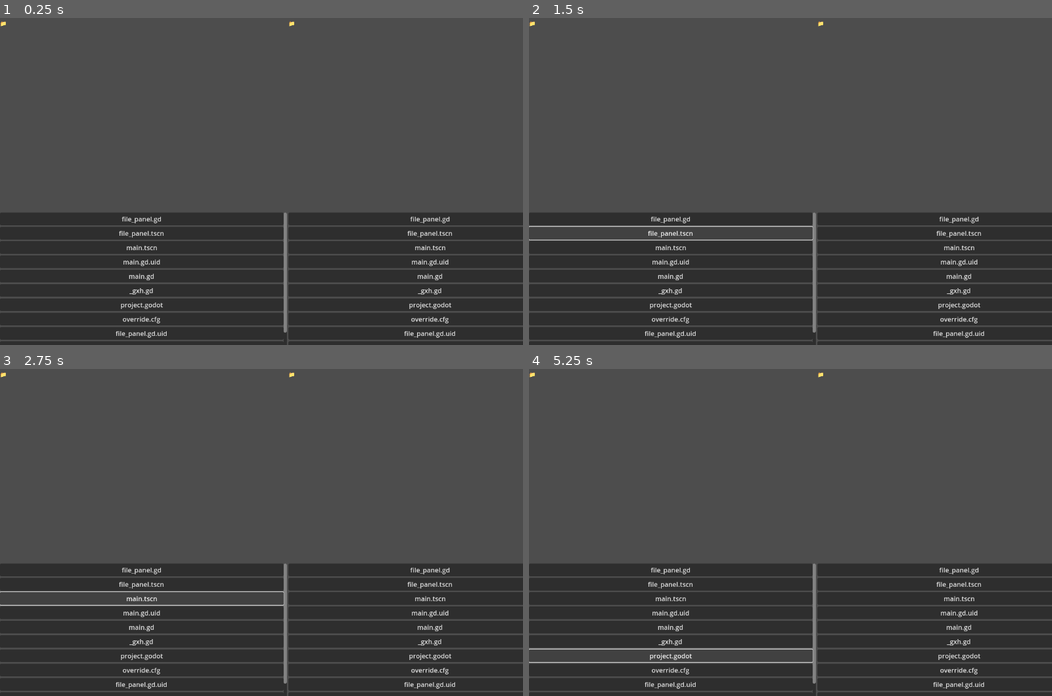
Above: before the commit, frames 1-4 (two rows, left to right).
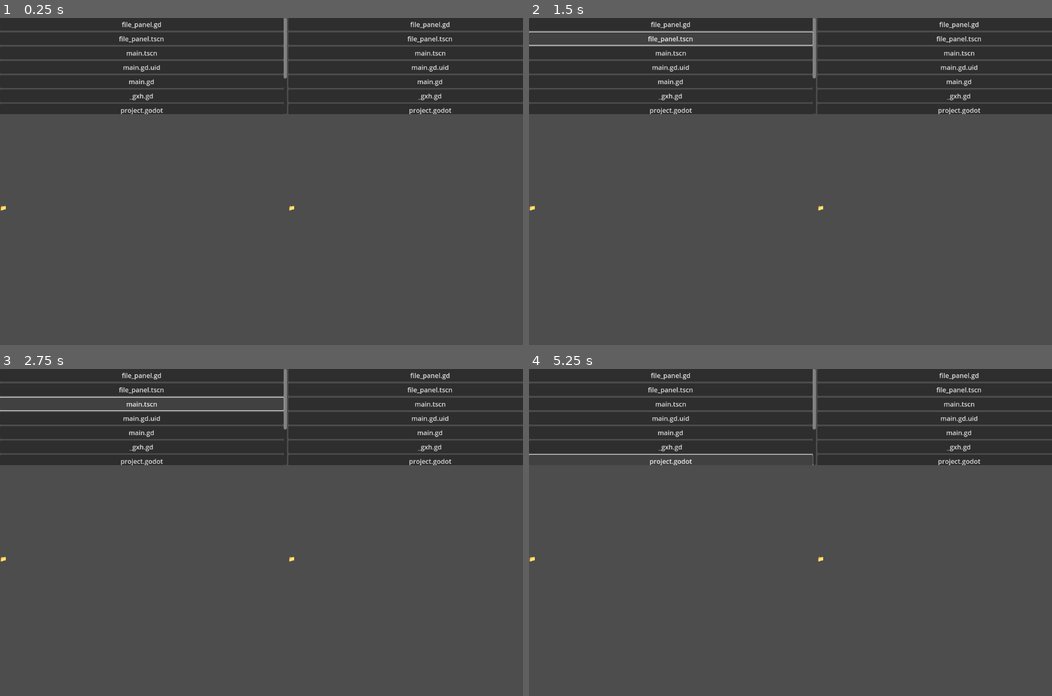
Above: after the commit, the same moments.

Repository: dbudyak/deckcommander
Game: Godot game, scene res://main.tscn
The game is run twice, just before and just after one commit, with the same random seed, the same clock (stepped at 60 frames per second) and the same inputs.
Inputs:
- Up to frame 1 (0.25 s): no input
- Up to frame 2 (1.5 s): click "file_panel.gd" at 0.5 s; click "file_panel.tscn" at 1.25 s
- Up to frame 3 (2.75 s): click "main.tscn" at 2 s
- Up to frame 4 (5.25 s): click "main.gd.uid" at 2.75 s; click "main.gd" at 3.5 s; click "_gxh.gd" at 4.25 s; click "project.godot" at 5 s

The runs differ from the first frame. In frame 1, 60% of the frame differs, in the area x 0-100%, y 0-100%; in frame 2, 57%; in frame 3, 57%; in frame 4, 57%.

Commit message:
reset panel

Diff:
--- a/file_panel.gd
+++ b/file_panel.gd
@@ -10,7 +10,6 @@
 signal path_changed(new_path: String)
 
 func _ready():
-	# Placeholder path, can be set from outside
 	if current_path == null or current_path == "":
 		current_path = OS.get_system_dir(OS.SYSTEM_DIR_DOCUMENTS)
 	update_file_list()
@@ -20,7 +19,10 @@
 	update_file_list()
 
 func update_file_list():
-	#file_list.clear()
+	var children = file_list.get_children()
+	for c in children:
+		file_list.remove_child(c)
+
 	current_path_label.text = "📁 " + current_path
 
 	var dir = DirAccess.open(current_path)
@@ -47,7 +49,7 @@
 
 func _on_file_pressed(file_name: String, is_dir: bool):
 	if is_dir:
-		current_path = current_path + file_name
+		current_path = current_path + "/" + file_name
 		update_file_list()
 		emit_signal("path_changed", current_path)
 	else:
--- a/file_panel.tscn
+++ b/file_panel.tscn
@@ -6,14 +6,10 @@
 anchors_preset = 15
 anchor_right = 1.0
 anchor_bottom = 1.0
+offset_bottom = -80.0
 grow_horizontal = 2
 grow_vertical = 2
-alignment = 1
 script = ExtResource("1_4wi4a")
-
-[node name="CurrentPathLabel" type="Label" parent="."]
-layout_mode = 2
-size_flags_vertical = 2
 
 [node name="ScrollContainer" type="ScrollContainer" parent="."]
 layout_mode = 2
@@ -23,3 +19,7 @@
 layout_mode = 2
 size_flags_horizontal = 3
 size_flags_vertical = 3
+
+[node name="CurrentPathLabel" type="Label" parent="."]
+layout_mode = 2
+size_flags_vertical = 10
--- a/main.gd
+++ b/main.gd
@@ -7,8 +7,8 @@
 var active_panel = "left"  # or "right"
 
 func _ready():
-	left_panel.set_path(OS.get_system_dir(OS.SYSTEM_DIR_DOCUMENTS))
-	right_panel.set_path(OS.get_system_dir(OS.SYSTEM_DIR_DOCUMENTS))
+	left_panel.set_path(OS.get_system_dir(OS.SYSTEM_DIR_DESKTOP))
+	right_panel.set_path(OS.get_system_dir(OS.SYSTEM_DIR_DESKTOP))
 
 	left_panel.grab_focus()
 	left_panel.is_focused = true
--- a/main.tscn
+++ b/main.tscn
@@ -37,4 +37,4 @@
 
 [node name="StatusLabel" type="HBoxContainer" parent="VBoxContainer"]
 layout_mode = 2
-size_flags_vertical = 0
+size_flags_vertical = 10
Binary file added: ._file_panel.gd
Binary file added: ._file_panel.tscn
Binary file added: ._main.gd
Binary file added: ._main.tscn
Binary file added: ._project.godot
